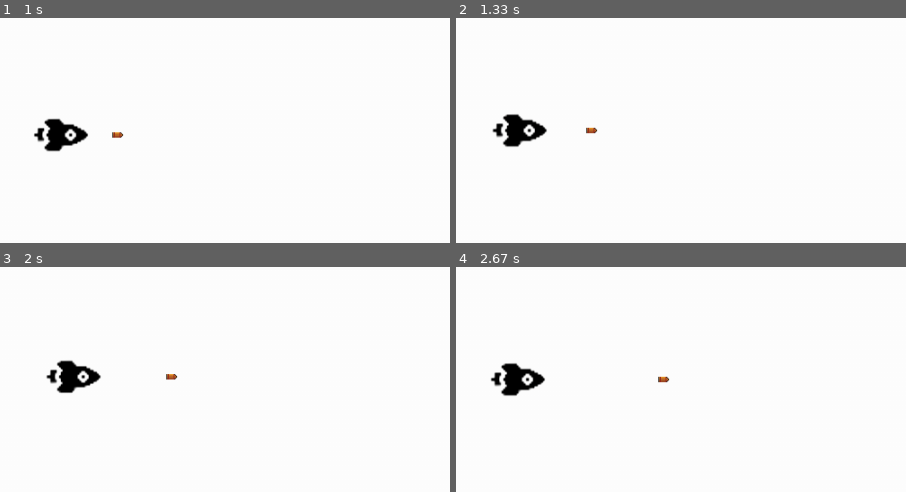
Above: before the commit, frames 1-4 (two rows, left to right).
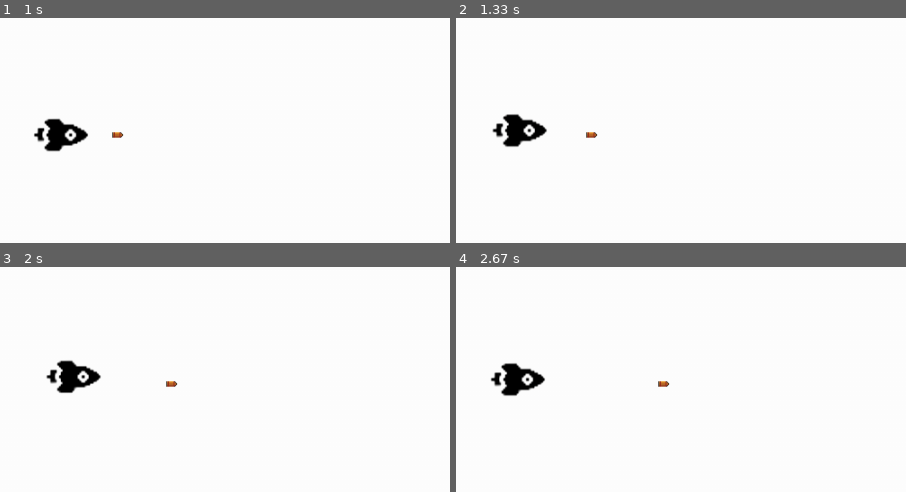
Above: after the commit, the same moments.

Repository: Rmdru/HR-pygame
Game: pygame game, started from main.py
The game is run twice, just before and just after one commit, with the same random seed, the same clock (stepped at 60 frames per second) and the same inputs.
Inputs:
- Up to frame 1 (1 s): tap Space at 0.33, 0.73 s; hold D from 0.67 s (still down)
- Up to frame 2 (1.33 s): tap Space at 1.03, 1.23 s; release D at 1.13 s; hold W from 1.17 s (still down)
- Up to frame 3 (2 s): release W at 1.47 s; hold D 1.5-1.97 s; tap Space at 1.57, 1.87 s
- Up to frame 4 (2.67 s): hold A 2-2.53 s; tap Space at 2.07, 2.37, 2.63 s; hold S from 2.57 s (still down)
The pictures show only the part of the screen within x 7-57%, y 24-74%; the shares and areas given below are measured in that part.

Frame 1 is identical in both runs. In frame 2, 0.1% of the frame differs, in the area x 28-32%, y 48-54%; in frame 3, 0.1%, in the area x 36-40%, y 47-54%; in frame 4, 0.1%.

Commit message:
bullet niet meer gekoppeld aan playerY

Diff:
--- a/main.py
+++ b/main.py
@@ -80,8 +80,11 @@
 
             ## Shooting
             if event.key == pygame.K_SPACE and bullet_state == "ready":
+                # To make sure the bullet starts at the front of the player
                 bulletX = playerX + 32
-                fire_bullet(playerX, playerY)
+                # Set bullet Y coordinate to current player Y coordinate
+                bulletY = playerY
+                fire_bullet(playerX, bulletY)
                 print("Key space is pressed")
 
         # If keystroke is released, change speed to 0
@@ -115,7 +118,7 @@
 
     # Bullet movement
     if bullet_state == "fire":
-        fire_bullet(bulletX, playerY)
+        fire_bullet(bulletX, bulletY)
         bulletX += bulletX_change
 
     # Reset bullet if it hits the border
